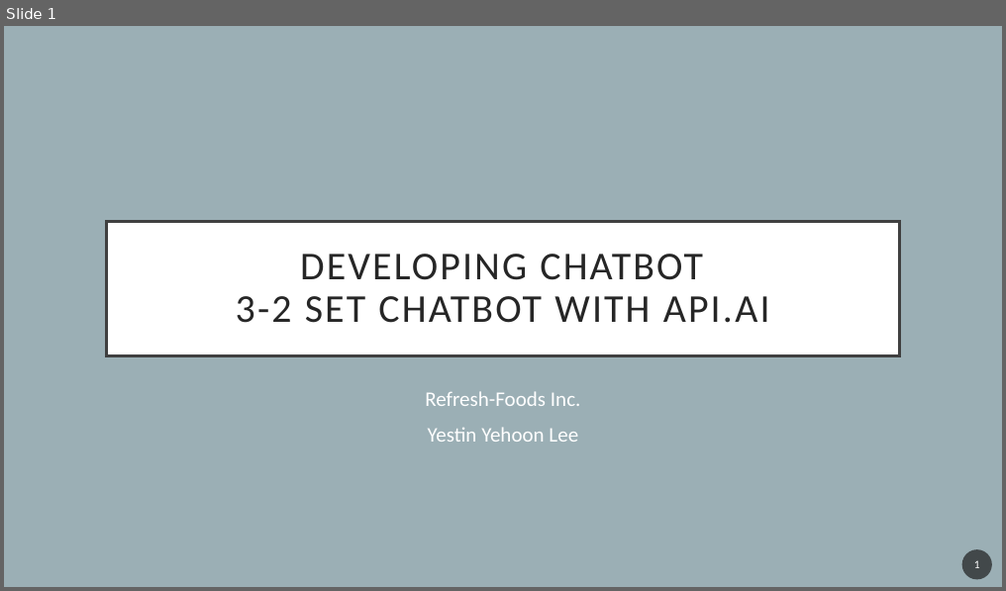
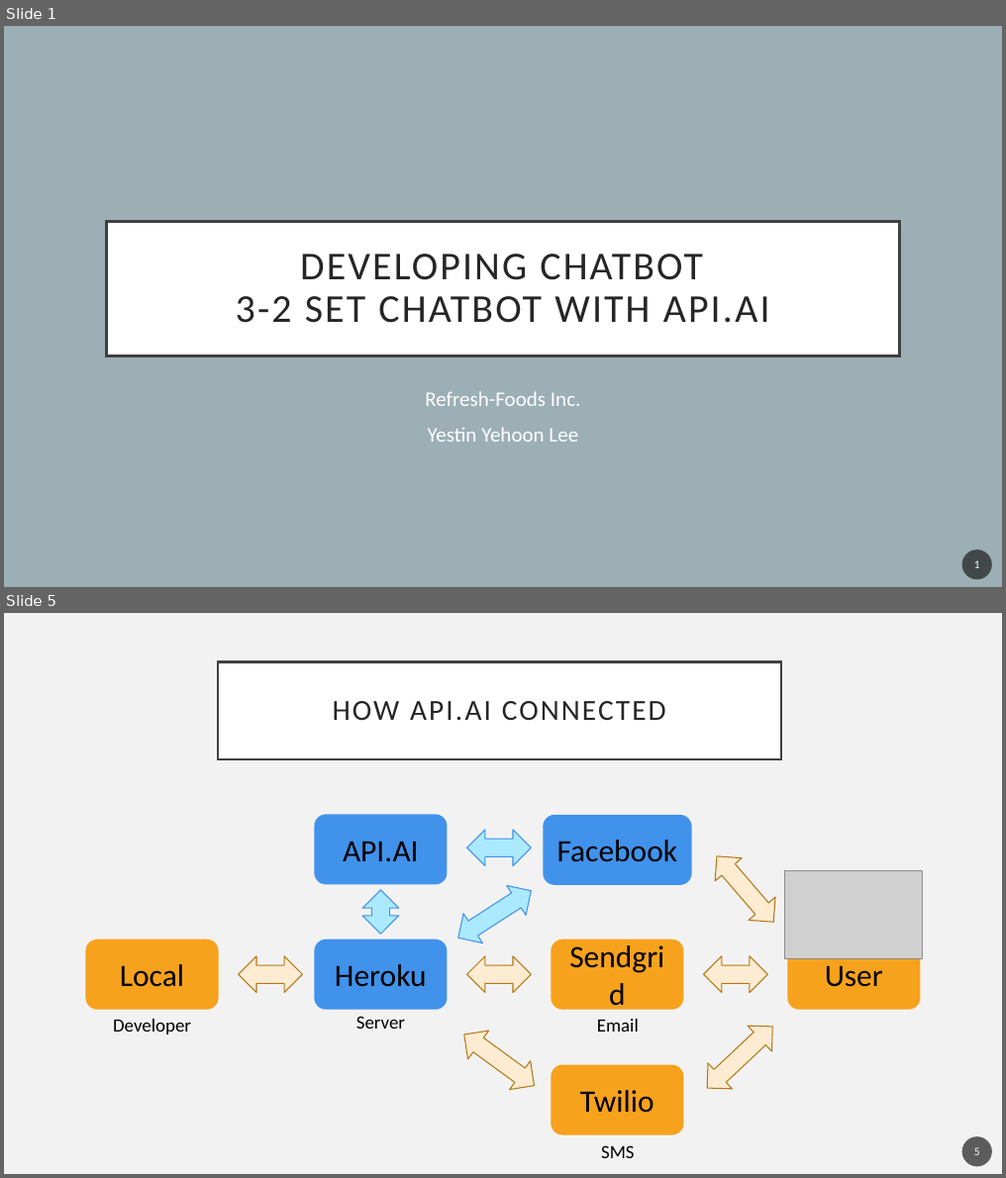
Before and after one commit to YehoonLee3/ChatBotCourse, a slide deck: 3-2 Set ChatBot with API.AI.pptx. Shown one above the other, each under a label of ours: slide 1 before the commit, slides 1 and 5 after it; the slides between them are not shown. The pictures are 1006x591 and 1006x1178 pixels, drawn with LibreOffice and Linux fonts; fonts in the diff are those of the drawing; grey boxes stand for pictures. Boxes give left, top, right and bottom in pixels: in the first picture for what was removed or moved away, otherwise in the second. Text is boxed around its words. In the diff, an @@ line names an element or a change of style, - is before the commit and + after.

```diff
--- a/3-2 Set ChatBot with API.AI.pptx
+++ b/3-2 Set ChatBot with API.AI.pptx
@@ slide 5 added at (x1=4, y1=613, x2=1002, y2=1174), background #F2F2F2 @@
@@ title added at (x1=218, y1=663, x2=782, y2=760), fill #FFFFFF, outline #404040 2.5 pt, 28 pt, text #262626 @@
+HOW API.AI CONNECTED
@@ rounded rectangle added at (x1=315, y1=814, x2=448, y2=884), fill #4192EB, 30 pt, text #000000 @@
+API.AI
@@ rounded rectangle added at (x1=543, y1=815, x2=692, y2=885), fill #4192EB, 30 pt, text #000000 @@
+Facebook
@@ left right arrow added at (x1=466, y1=830, x2=531, y2=866), fill #ABE9FF, outline #4192EB 1 pt @@
@@ up down arrow added at (x1=704, y1=845, x2=787, y2=934), fill #FDECD2, outline #B67815 1 pt @@
@@ up down arrow added at (x1=449, y1=876, x2=541, y2=953), fill #ABE9FF, outline #4192EB 1 pt @@
@@ picture added at (x1=785, y1=870, x2=923, y2=959) @@
@@ left right arrow added at (x1=362, y1=890, x2=399, y2=934), fill #ABE9FF, outline #4192EB 1 pt @@
@@ rounded rectangle added at (x1=85, y1=940, x2=218, y2=1010), fill #F6A21D, 30 pt, text #000000 @@
+Local
@@ left right arrow added at (x1=239, y1=957, x2=303, y2=993), fill #FDECD2, outline #B67815 1 pt @@
@@ rounded rectangle added at (x1=315, y1=940, x2=448, y2=1010), fill #4192EB, 30 pt, text #000000 @@
+Heroku
@@ left right arrow added at (x1=466, y1=957, x2=531, y2=993), fill #FDECD2, outline #B67815 1 pt @@
@@ rounded rectangle added at (x1=551, y1=940, x2=684, y2=1010), fill #F6A21D, 30 pt, text #000000 @@
+Sendgrid
@@ left right arrow added at (x1=704, y1=957, x2=768, y2=993), fill #FDECD2, outline #B67815 1 pt @@
@@ rounded rectangle added at (x1=788, y1=940, x2=921, y2=1010), fill #F6A21D, 30 pt, text #000000 @@
+User
@@ text added at (x1=113, y1=1019, x2=191, y2=1035), 18 pt, text #000000 @@
+Developer
@@ text added at (x1=356, y1=1016, x2=405, y2=1029), 18 pt, text #000000 @@
+Server
@@ up down arrow added at (x1=453, y1=1021, x2=545, y2=1100), fill #FDECD2, outline #B67815 1 pt @@
@@ text added at (x1=597, y1=1019, x2=639, y2=1032), 18 pt, text #000000 @@
+Email
@@ up down arrow added at (x1=696, y1=1014, x2=785, y2=1101), fill #FDECD2, outline #B67815 1 pt @@
@@ rounded rectangle added at (x1=551, y1=1065, x2=684, y2=1136), fill #F6A21D, 30 pt, text #000000 @@
+Twilio
@@ text added at (x1=601, y1=1146, x2=634, y2=1158), 18 pt, text #000000 @@
+SMS
@@ page number added at (x1=962, y1=1137, x2=992, y2=1167), fill #1D1D1D at 70% opacity, 11 pt, text #FFFFFF @@
+5
```
Also in this commit, not shown: 3 other slides added, 1 slide removed, 4 other files.
